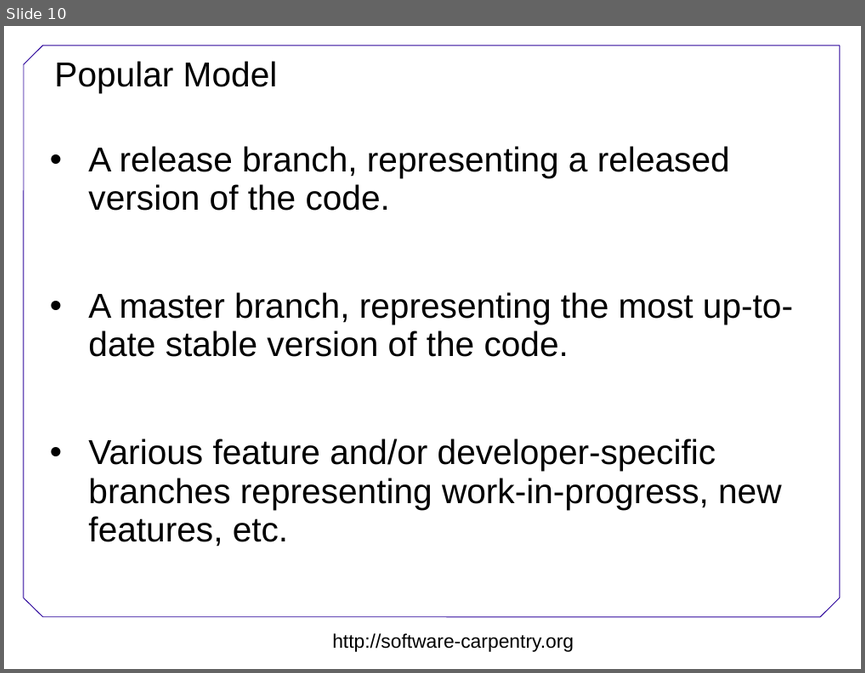
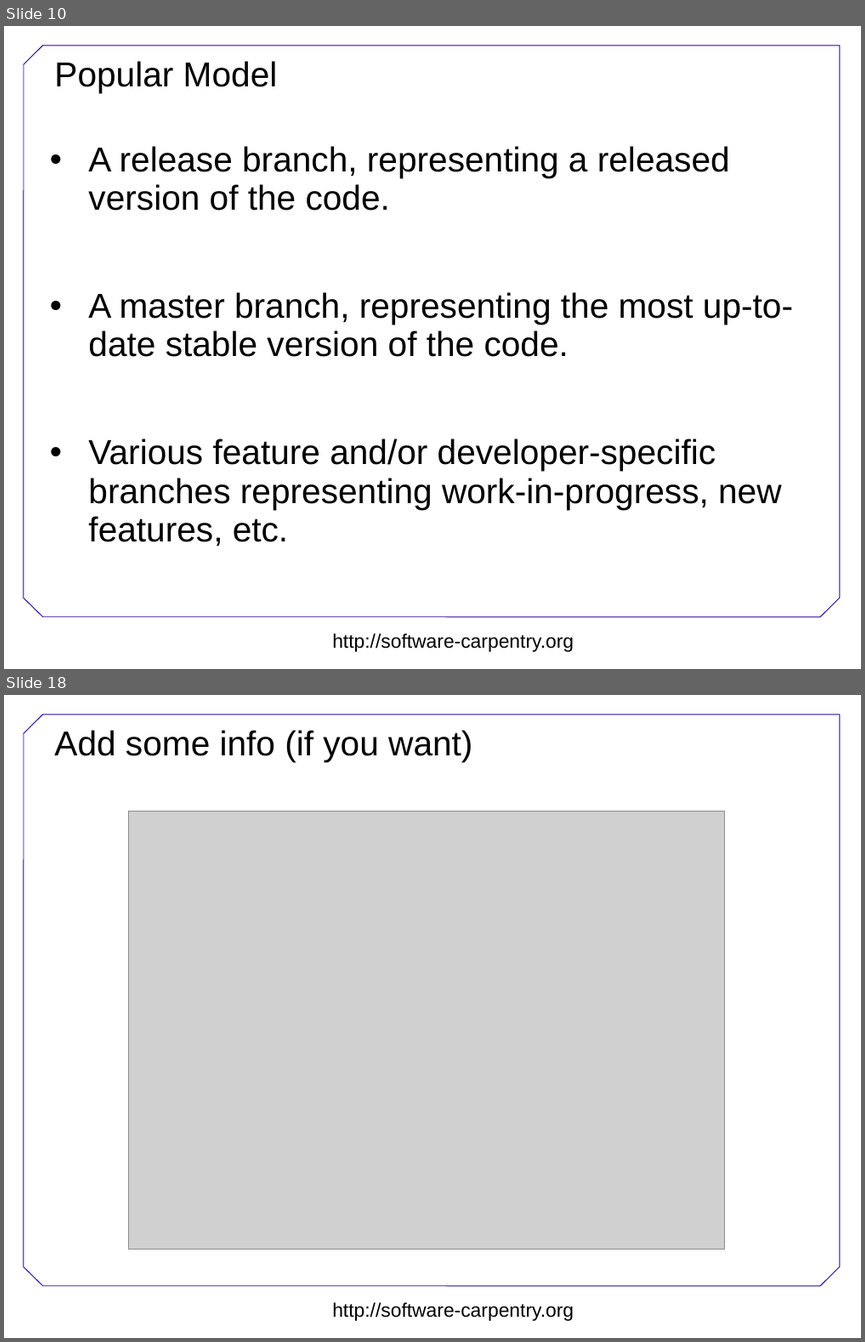
Before and after one commit to swcarpentry/DEPRECATED-boot-camps, a slide deck: version-control/Version-control.ppt. Shown one above the other, each under a label of ours: slide 10 before the commit, slides 10 and 18 after it; the slides between them are not shown. The pictures are 865x673 and 865x1342 pixels, drawn with LibreOffice and Linux fonts; fonts in the diff are those of the drawing; grey boxes stand for pictures; background and template pictures are left out. Boxes give left, top, right and bottom in pixels: in the first picture for what was removed or moved away, otherwise in the second. Text is boxed around its words. In the diff, an @@ line names an element or a change of style, - is before the commit and + after.

Commit message:
Added some images of setting up Bitbucket. Best to do live but there for back-up.

```diff
--- a/version-control/Version-control.ppt
+++ b/version-control/Version-control.ppt
@@ slide 18 added at (4, 695, 861, 1338), background #FFFFFF; not listed: 8 template elements that a slide beside it also shows @@
@@ title added at (54, 730, 472, 761), 32 pt, text #000000 @@
+Add some info (if you want)
@@ picture added at (129, 811, 726, 1248) @@
```
Also in this commit, not shown: 2 slides changed, 13 other slides added, 1 slide removed.
